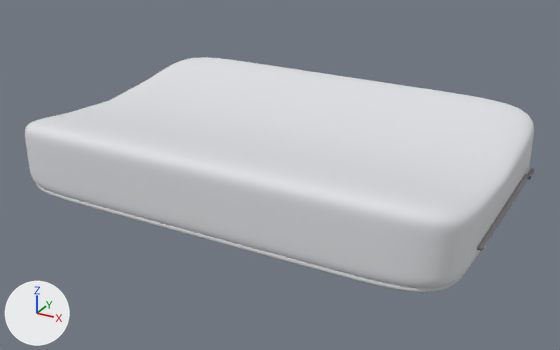
What one commit did to the glTF model assets/models/n08.glb.
Both versions are drawn from a 50 mm camera at (0.467, -0.854, 0.44) aimed at (0.007, -0.016, 0.021). Arrows for +X, +Y and +Z are at lower left; the lights stay in place. The older version comes first. Where no turn or scale is listed for an object, it has been applied to the vertices.

Before the edit, the objects in view are built like this:
```python
ob_geometry_0 = bpy.data.objects.new('geometry_0', me_geometry_0)
ob_geometry_0.location = (0.0, 0.0, 0.056)
ob_geometry_1 = bpy.data.objects.new('geometry_1', me_geometry_1)
ob_geometry_1.location = (0.0, 0.0, 0.056)
ob_geometry_2 = bpy.data.objects.new('geometry_2', me_geometry_2)
ob_geometry_2.location = (0.0, 0.0, 0.056)
ob_geometry_3 = bpy.data.objects.new('geometry_3', me_geometry_3)
ob_geometry_3.location = (0.0, 0.0, 0.056)
```
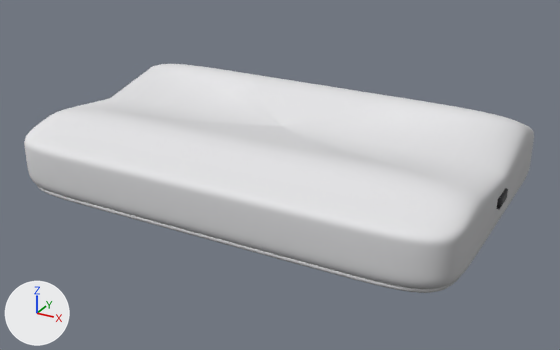
What differs and where, as boxes (x1, y1, x2, y2) in the pictures (560 x 350 px; the box of a moved part takes in the faces that stretch with it):
'geometry_0', reshaped, moved
    before: (25, 57, 534, 289)
    after: (24, 64, 534, 289)
'geometry_1', recoloured, reshaped, moved (mostly hidden)
    before: (36, 184, 481, 293)
    after: (36, 184, 460, 293)
'geometry_2', recoloured, reshaped, moved (77% narrower, 71% shorter)
    before: (477, 174, 529, 250)
    after: (497, 188, 508, 209)
'geometry_3', deleted
    before: (528, 168, 534, 179)
part 1 of me_geometry_0, moved or reshaped
    before: (25, 57, 534, 289)
    after: (24, 64, 534, 289)
part 3 of me_geometry_1, moved or reshaped (mostly hidden)
    before: (36, 184, 481, 293)
    after: (36, 184, 460, 293)

The change, as a diff of the scene's bpy script:
```diff
--- a/assets/models/n08.glb.py
+++ b/assets/models/n08.glb.py
@@ mat_material_0 @@
 n0 = _N.new('ShaderNodeBsdfPrincipled'); n0.name = 'Principled BSDF'
-n0.inputs[0].default_value = (0.737, 0.745, 0.769, 1.0)  # 'Base Color', light grey #dfe0e3
 n0.inputs[2].default_value = 0.95  # 'Roughness'
 n1 = _N.new('ShaderNodeOutputMaterial'); n1.name = 'Material Output'
+n2 = _N.new('ShaderNodeMix'); n2.name = 'Mix'
+n2.data_type = 'RGBA'
+n2.blend_type = 'MULTIPLY'
+n2.inputs[0].default_value = 1.0  # 'Factor'
+n2.inputs[7].default_value = (0.843, 0.843, 0.859, 1.0)  # 'B', white #ededee
+n3 = _N.new('ShaderNodeVertexColor'); n3.name = 'Color Attribute'
 _L.new(n0.outputs[0], n1.inputs[0])  # 'BSDF' to 'Surface'
+_L.new(n2.outputs[2], n0.inputs[0])  # 'Result' to 'Base Color'
+_L.new(n3.outputs[0], n2.inputs[6])  # 'Color' to 'A'
@@ mat_material_1 @@
 n0 = _N.new('ShaderNodeBsdfPrincipled'); n0.name = 'Principled BSDF'
-n0.inputs[0].default_value = (0.584, 0.592, 0.608, 1.0)  # 'Base Color', light grey #c9cacd
 n0.inputs[2].default_value = 0.95  # 'Roughness'
 n1 = _N.new('ShaderNodeOutputMaterial'); n1.name = 'Material Output'
+n2 = _N.new('ShaderNodeMix'); n2.name = 'Mix'
+n2.data_type = 'RGBA'
+n2.blend_type = 'MULTIPLY'
+n2.inputs[0].default_value = 1.0  # 'Factor'
+n2.inputs[7].default_value = (0.671, 0.671, 0.682, 1.0)  # 'B', light grey #d6d6d7
+n3 = _N.new('ShaderNodeVertexColor'); n3.name = 'Color Attribute'
 _L.new(n0.outputs[0], n1.inputs[0])  # 'BSDF' to 'Surface'
+_L.new(n2.outputs[2], n0.inputs[0])  # 'Result' to 'Base Color'
+_L.new(n3.outputs[0], n2.inputs[6])  # 'Color' to 'A'
@@ mat_material_2 @@
 n0 = _N.new('ShaderNodeBsdfPrincipled'); n0.name = 'Principled BSDF'
-n0.inputs[0].default_value = (0.341, 0.318, 0.333, 1.0)  # 'Base Color', grey #9e999c
-n0.inputs[1].default_value = 0.6  # 'Metallic'
-n0.inputs[2].default_value = 0.45  # 'Roughness'
+n0.inputs[2].default_value = 0.6  # 'Roughness'
 n1 = _N.new('ShaderNodeOutputMaterial'); n1.name = 'Material Output'
+n2 = _N.new('ShaderNodeMix'); n2.name = 'Mix'
+n2.data_type = 'RGBA'
+n2.blend_type = 'MULTIPLY'
+n2.inputs[0].default_value = 1.0  # 'Factor'
+n2.inputs[7].default_value = (0.0196, 0.0196, 0.0235, 1.0)  # 'B', black #26262a
+n3 = _N.new('ShaderNodeVertexColor'); n3.name = 'Color Attribute'
 _L.new(n0.outputs[0], n1.inputs[0])  # 'BSDF' to 'Surface'
+_L.new(n2.outputs[2], n0.inputs[0])  # 'Result' to 'Base Color'
+_L.new(n3.outputs[0], n2.inputs[6])  # 'Color' to 'A'
@@ me_geometry_0 @@
-me_geometry_0.from_pydata(...)  # 16380 vertices, 32400 faces; spans x -0.3..0.3, y -0.2..0.2, z -0.056..0.05
+me_geometry_0.from_pydata(...)  # 16380 vertices, 32400 faces; spans x -0.3..0.3, y -0.2..0.2, z -0.055..0.059
+# me_geometry_0 part 1: 16376 of 16380 vertices moved; they spanned x -0.3..0.3, y -0.2..0.2, z -0.056..0.05 and now span x -0.3..0.3, y -0.2..0.2, z -0.055..0.059; mean shift (0.0, 0.0, -0.002); largest move (0.193, 0.083, 0.033) -> (0.187, 0.084, 0.057)
+# me_geometry_0 part 2: vertex colours changed
 me_geometry_0.materials.append(mat_material_0)
@@ me_geometry_1 @@
-me_geometry_1.from_pydata(...)  # 2160 vertices, 4320 faces; spans x -0.295..0.295, y -0.198..0.198, z -0.048..-0.041
+me_geometry_1.from_pydata(...)  # 2160 vertices, 4320 faces; spans x -0.293..0.293, y -0.196..0.196, z -0.047..-0.041
+# me_geometry_1 part 3: 2044 of 2160 vertices moved; they spanned x -0.295..0.295, y -0.198..0.198, z -0.048..-0.041 and now span x -0.293..0.293, y -0.196..0.196, z -0.047..-0.041; mean shift (0.0, 0.0, 0.001); largest move (-0.139, -0.198, -0.046) -> (-0.148, -0.196, -0.045)
+# me_geometry_1 part 4: vertex colours changed
 me_geometry_1.materials.append(mat_material_1)
@@ me_geometry_2 @@
-me_geometry_2.from_pydata(...)  # 42 vertices, 80 faces; spans x 0.297..0.306, y -0.111..0.111, z -0.024..-0.02
+me_geometry_2.from_pydata(...)  # 8 vertices, 12 faces; spans x 0.299..0.303, y -0.038..-0.002, z -0.006..0.006
+# me_geometry_2 part 5: the whole mesh is rebuilt
 me_geometry_2.materials.append(mat_material_2)
@@ ob_geometry_0 @@
 ob_geometry_0 = bpy.data.objects.new('geometry_0', me_geometry_0)
-ob_geometry_0.location = (0.0, 0.0, 0.056)
+ob_geometry_0.location = (0.0, 0.0, 0.055)
@@ ob_geometry_1 @@
 ob_geometry_1 = bpy.data.objects.new('geometry_1', me_geometry_1)
-ob_geometry_1.location = (0.0, 0.0, 0.056)
+ob_geometry_1.location = (0.0, 0.0, 0.055)
@@ ob_geometry_2 @@
 ob_geometry_2 = bpy.data.objects.new('geometry_2', me_geometry_2)
-ob_geometry_2.location = (0.0, 0.0, 0.056)
+ob_geometry_2.location = (0.0, 0.0, 0.055)
@@ ob_geometry_3 @@
-ob_geometry_3 = bpy.data.objects.new('geometry_3', me_geometry_3)
```
